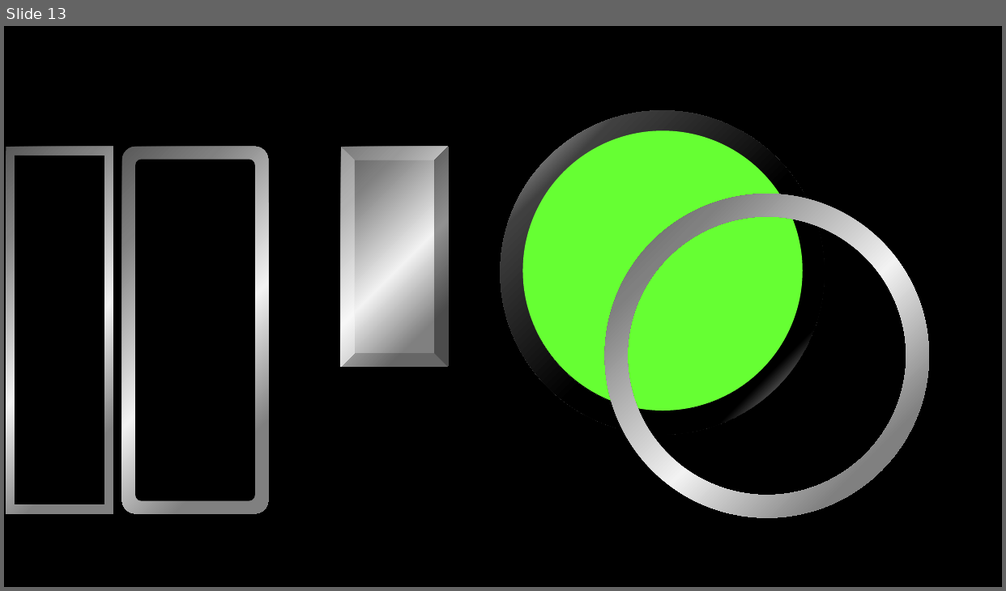
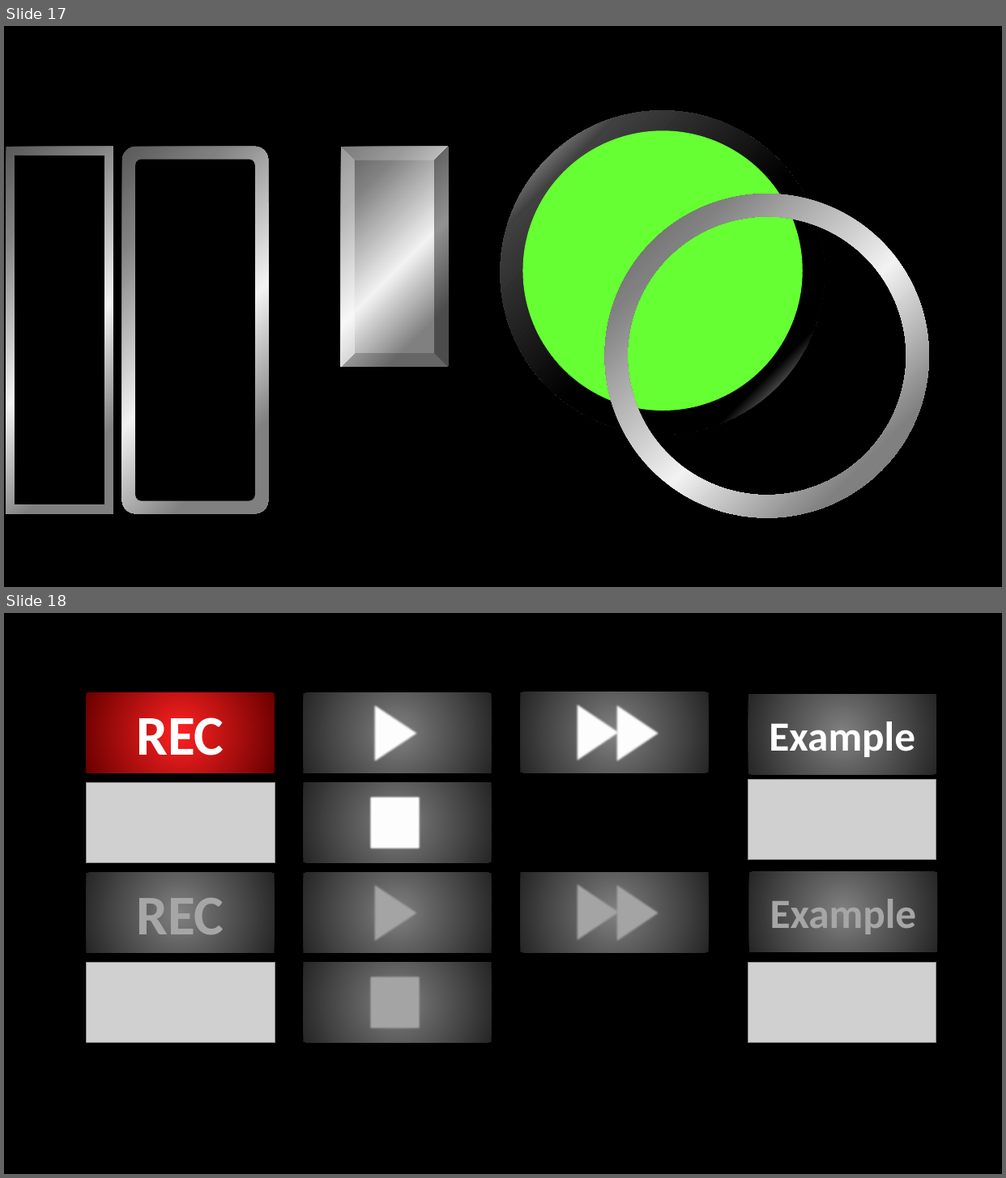
Before and after one commit to sweatysock/jock, a slide deck: design notes.pptx. Shown one above the other, each under a label of ours: slide 13 before the commit, slides 17 and 18 after it. The pictures are 1006x591 and 1006x1178 pixels, drawn with LibreOffice and Linux fonts; fonts in the diff are those of the drawing; grey boxes stand for pictures. Boxes give left, top, right and bottom in pixels: in the first picture for what was removed or moved away, otherwise in the second. Text is boxed around its words. In the diff, an @@ line names an element or a change of style, - is before the commit and + after.

```diff
--- a/design notes.pptx
+++ b/design notes.pptx
@@ slide 18 added at (x1=4, y1=613, x2=1002, y2=1174), background #000000 @@
@@ rectangle added at (x1=87, y1=693, x2=275, y2=773), fill gradient #FF2121 to #6A0000, 54 pt, text #FFFFFF, bold @@
+REC
@@ rectangle added at (x1=304, y1=693, x2=492, y2=773), fill gradient #808080 to #262626 @@
@@ triangle added at (x1=373, y1=700, x2=421, y2=765), fill #FFFFFF @@
@@ rectangle added at (x1=521, y1=692, x2=709, y2=773), fill gradient #808080 to #262626 @@
@@ triangle added at (x1=576, y1=700, x2=624, y2=764), fill #FFFFFF @@
@@ triangle added at (x1=616, y1=700, x2=663, y2=765), fill #FFFFFF @@
@@ rectangle added at (x1=748, y1=694, x2=936, y2=774), fill gradient #808080 to #262626, 40 pt, text #FFFFFF, bold @@
+Example
@@ picture added at (x1=748, y1=780, x2=937, y2=860) @@
@@ picture added at (x1=87, y1=783, x2=275, y2=863) @@
@@ rectangle added at (x1=304, y1=783, x2=492, y2=863), fill gradient #808080 to #262626 @@
@@ rectangle added at (x1=368, y1=795, x2=421, y2=850), fill #FFFFFF @@
@@ rectangle added at (x1=87, y1=873, x2=275, y2=953), fill gradient #808080 to #262626, 54 pt, text #A6A6A6, bold @@
+REC
@@ rectangle added at (x1=304, y1=873, x2=492, y2=953), fill gradient #808080 to #262626 @@
@@ rectangle added at (x1=521, y1=872, x2=709, y2=952), fill gradient #808080 to #262626 @@
@@ triangle added at (x1=576, y1=879, x2=624, y2=944), fill #A6A6A6 @@
@@ rectangle added at (x1=749, y1=872, x2=937, y2=952), fill gradient #808080 to #262626, 40 pt, text #A6A6A6, bold @@
+Example
@@ triangle added at (x1=373, y1=880, x2=421, y2=946), fill #A6A6A6 @@
@@ triangle added at (x1=616, y1=880, x2=663, y2=946), fill #A6A6A6 @@
@@ picture added at (x1=87, y1=963, x2=275, y2=1043) @@
@@ rectangle added at (x1=304, y1=963, x2=492, y2=1043), fill gradient #808080 to #262626 @@
@@ rectangle added at (x1=368, y1=974, x2=421, y2=1030), fill #A6A6A6 @@
@@ picture added at (x1=748, y1=963, x2=936, y2=1043) @@
@@ what was slide 13 is now slide 17 @@
```
Also in this commit, not shown: 7 slides changed, 9 other slides added, 21 other files.
